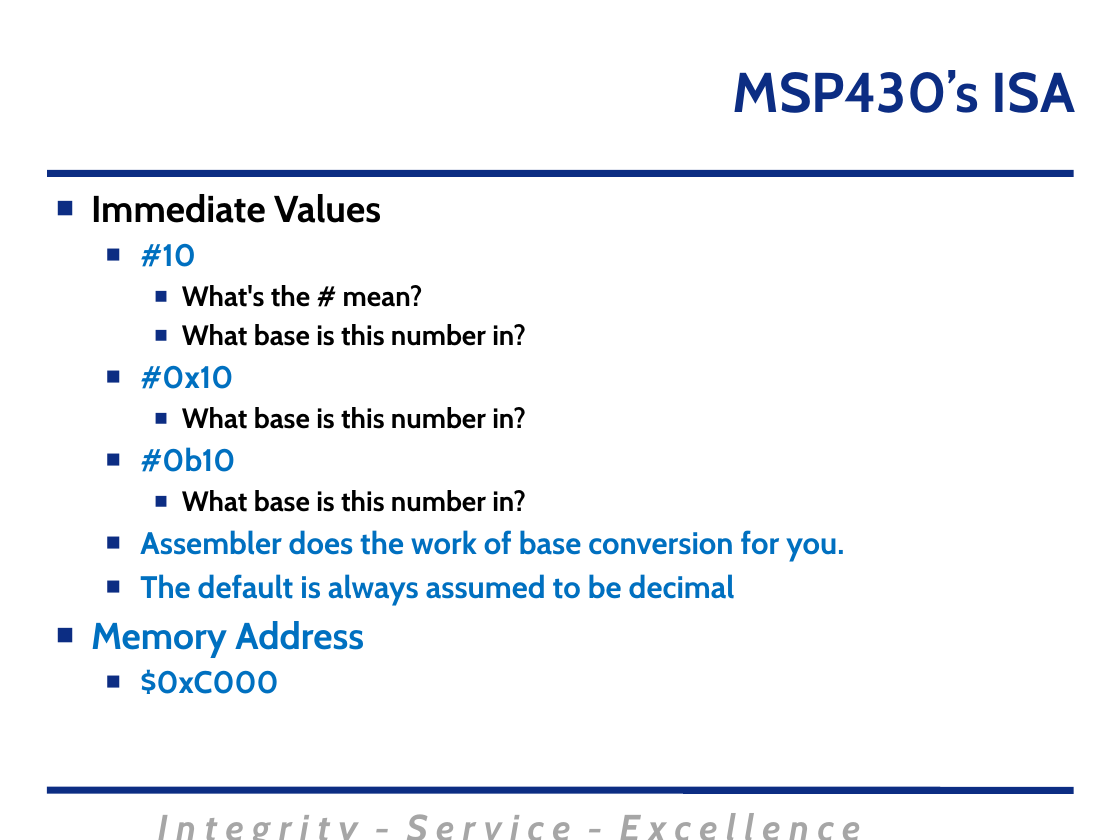
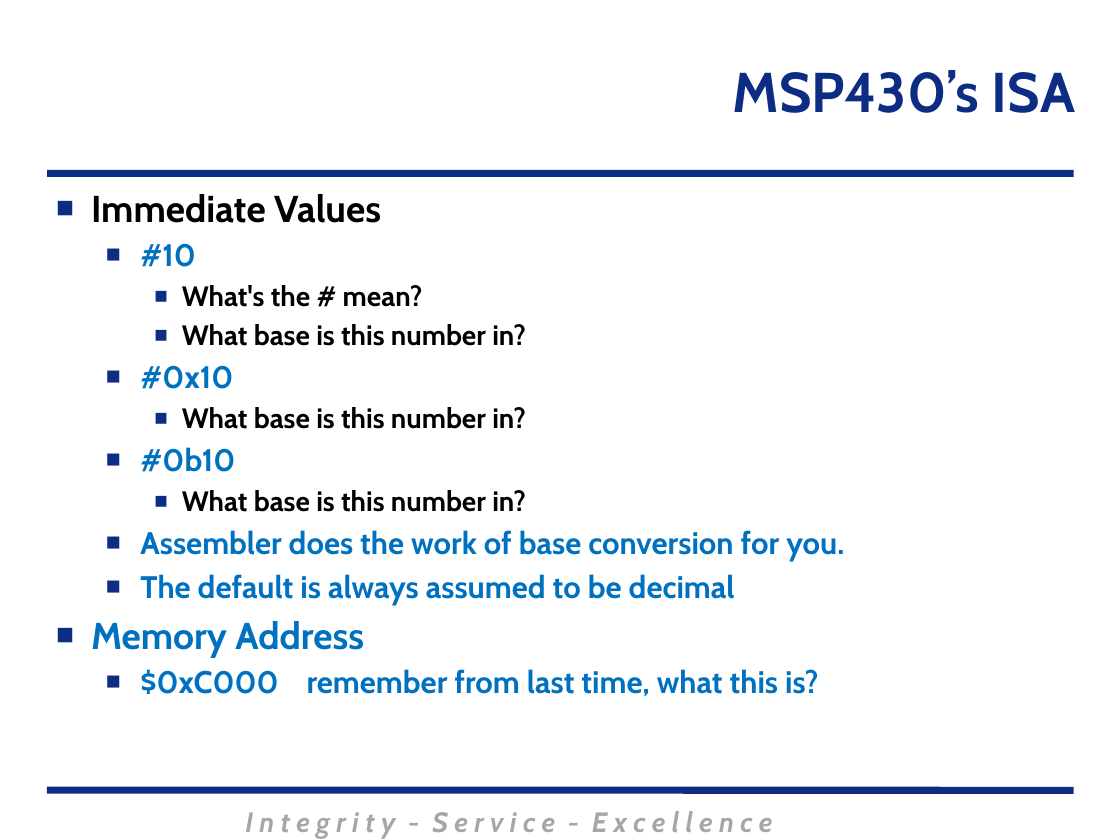
Before and after one commit to MarsUniversity/ECE382, a slide deck: slide 4 of source/lessons/lsn3-4-5/Lsn3-4-5.pptx. Drawn at 1120x840 pixels with LibreOffice and Linux fonts; fonts in the diff are those of the drawing; background and template pictures are left out. Boxes give left, top, right and bottom in pixels: in the first picture for what was removed or moved away, otherwise in the second. Text is boxed around its words. In the diff, an @@ line names an element or a change of style, - is before the commit and + after.

```diff
--- a/source/lessons/lsn3-4-5/Lsn3-4-5.pptx
+++ b/source/lessons/lsn3-4-5/Lsn3-4-5.pptx
@@ subtitle at <box>140,669,819,697</box>: text changed @@
-  ■ $0xC000
+  ■ $0xC000 remember from last time, what this is?
@@ text "I n t e g ..." at <box>245,811,773,838</box>: size 24 to 18 pt; less space between paragraphs @@
```
Also in this commit, not shown: 42 other slides changed, 1 slide added, 10 slides removed, 4 other files.
